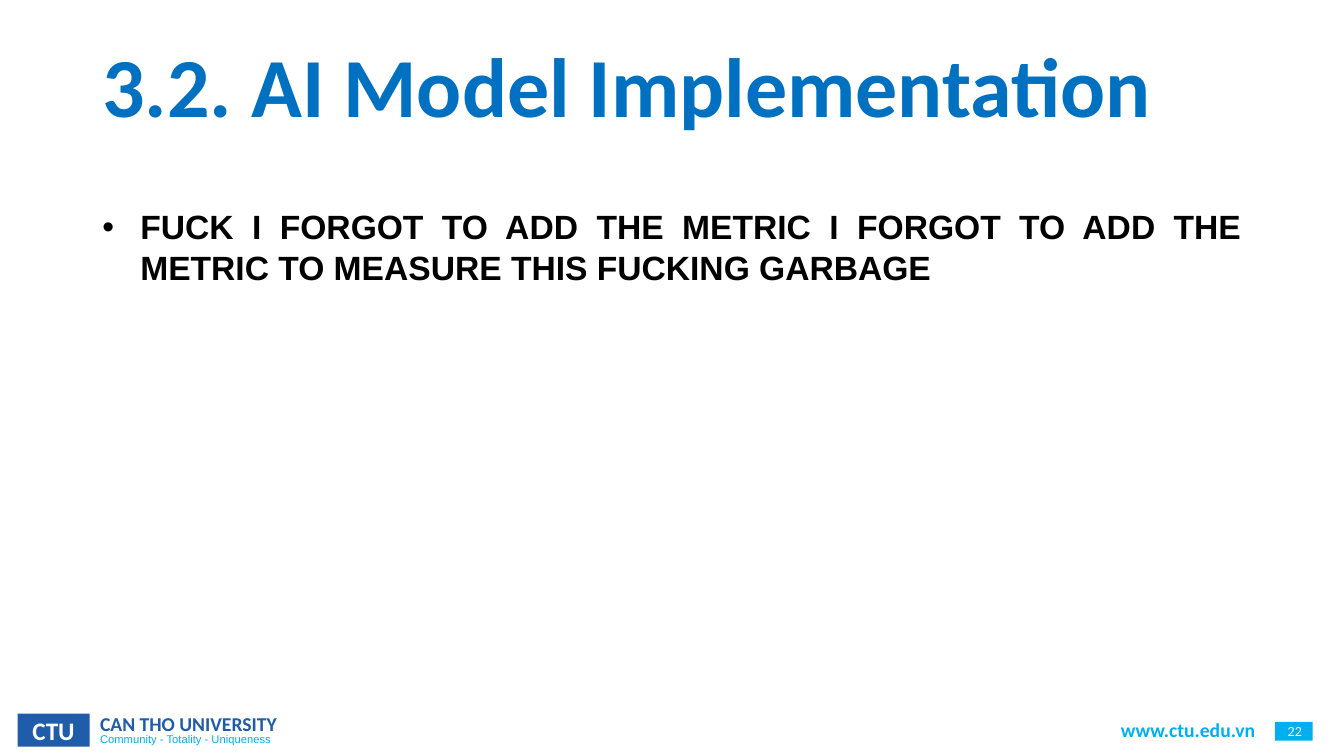
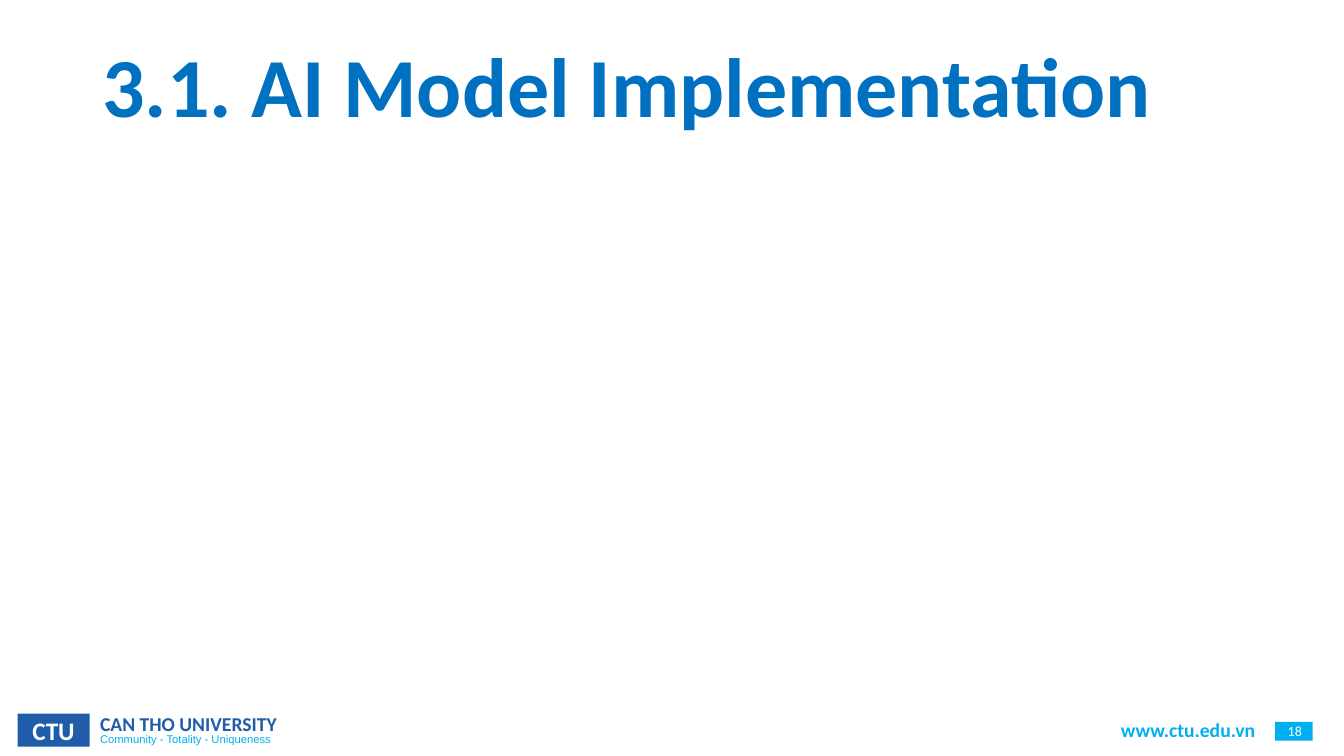
Before and after one commit to CommonHouseCat/fungiscan-mushroom-identifier, a slide deck: slide 18 of Báo cáo/ThesisReport.pptx (slide 22 before the commit). Drawn at 1344x756 pixels with LibreOffice and Linux fonts; fonts in the diff are those of the drawing; grey boxes stand for pictures; background and template pictures are left out. Boxes give left, top, right and bottom in pixels: in the first picture for what was removed or moved away, otherwise in the second. Text is boxed around its words. In the diff, an @@ line names an element or a change of style, - is before the commit and + after.

```diff
--- a/Báo cáo/ThesisReport.pptx
+++ b/Báo cáo/ThesisReport.pptx
@@ title at (x1=102, y1=58, x2=1151, y2=131): text changed @@
-3.2. AI Model Implementation
+3.1. AI Model Implementation
@@ text removed at (x1=140, y1=215, x2=1241, y2=281) @@
-• FUCK I FORGOT TO ADD THE METRIC I FORGOT TO ADD THE METRIC TO MEASURE THIS FUCKING GARBAGE
@@ page number at (x1=1288, y1=726, x2=1302, y2=736): text changed @@
-22
+18
```
Also in this commit, not shown: 12 other slides changed, 2 slides added, 2 other files.
